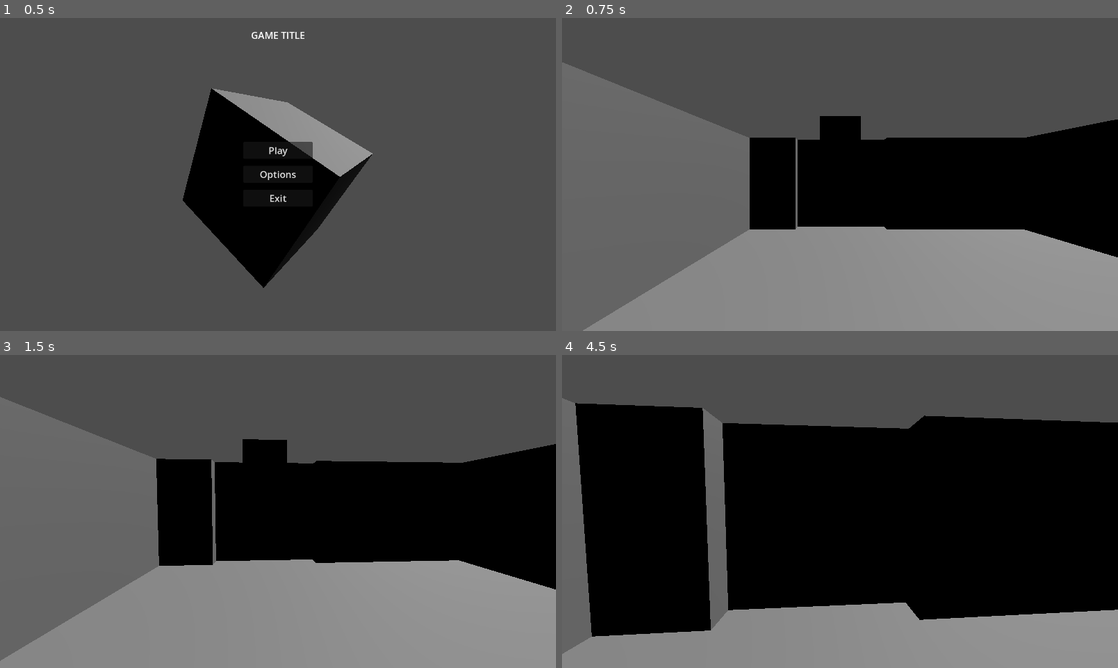
Above: before the commit, frames 1-4 (two rows, left to right).
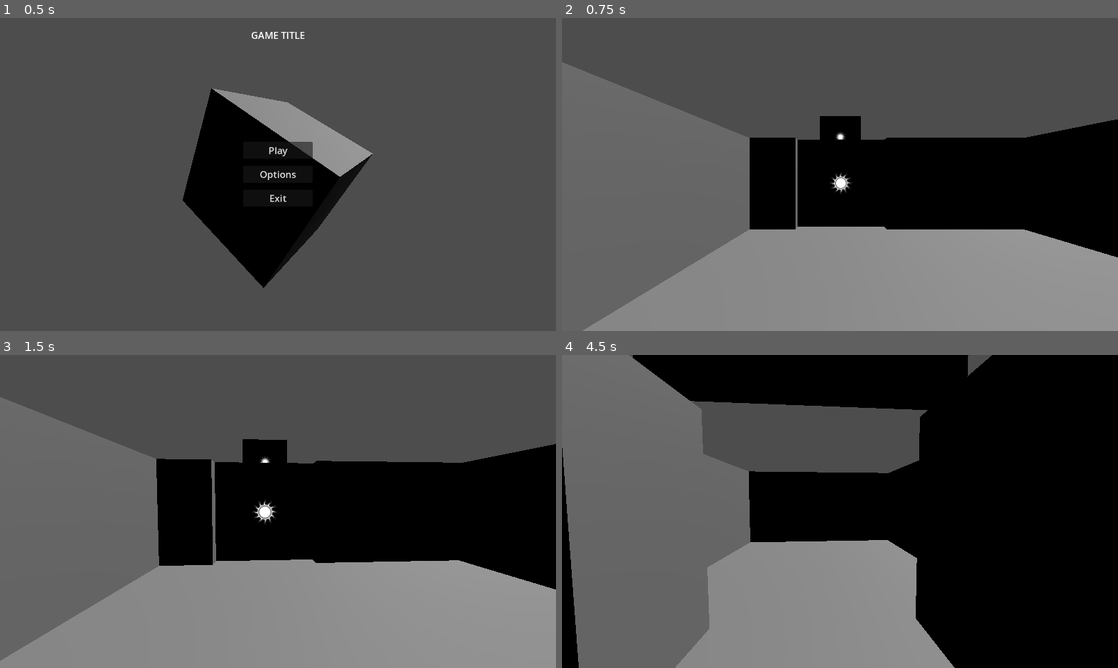
Above: after the commit, the same moments.

Repository: Kibaus/Jamsepticeye_GameJam
Game: Godot game, scene res://scenes/main.tscn
Two runs of this game, one before a commit and one after it. Both use one fixed random seed, a clock stepped at 60 frames per second and the inputs below. Sound files missing from this copy of the repository are replaced by a short silence.
Inputs (mouse positions are in pixels of both pictures, inside the frame that each line leads up to):
- Up to frame 1 (0.5 s): no input
- Up to frame 2 (0.75 s): click "Play" at 0.5 s
- Up to frame 3 (1.5 s): tap Enter at 1.25 s; move the mouse to (305, 511) at 1.27 s; hold W (move_forward) from 1.28 s (still down)
- Up to frame 4 (4.5 s): keep holding W (move_forward); tap Space (jump) at 1.52, 2.27, 3.77 s; move the mouse to (812, 511) at 2.02 s; move the mouse to (851, 505) at 2.77 s; move the mouse to (834, 517) at 3.52 s; move the mouse to (878, 514) at 4.27 s

Frame 1 is identical in both runs. In frame 2, 0.2% of the frame differs, in the area x 48-52%, y 36-57%; in frame 3, 0.2%; in frame 4, 57%, in the area x 0-100%, y 0-100%.

Commit message:
(wip) prefab updates for doors switch prefab, symbols to identify which door and switch it which

Diff:
--- a/jamsepticeye-gj/scenes/door.tscn
+++ /dev/null
@@ -1,24 +0,0 @@
-[gd_scene load_steps=4 format=3 uid="uid://rol1o4iavw6g"]
-
-[ext_resource type="Script" uid="uid://bihowvujpdtjn" path="res://scenes/door.gd" id="1_hpvv5"]
-
-[sub_resource type="BoxShape3D" id="BoxShape3D_5f452"]
-size = Vector3(0.5, 2, 2)
-
-[sub_resource type="BoxMesh" id="BoxMesh_hpvv5"]
-size = Vector3(0.5, 2, 2)
-
-[node name="Door" type="RigidBody3D"]
-can_sleep = false
-freeze = true
-freeze_mode = 1
-script = ExtResource("1_hpvv5")
-
-[node name="CollisionShape3D" type="CollisionShape3D" parent="."]
-transform = Transform3D(1, 0, 0, 0, 1, 0, 0, 0, 1, 0, 1, 0)
-shape = SubResource("BoxShape3D_5f452")
-
-[node name="MeshInstance3D" type="MeshInstance3D" parent="."]
-transform = Transform3D(1, 0, 0, 0, 1, 0, 0, 0, 1, 0, 1, 0)
-mesh = SubResource("BoxMesh_hpvv5")
-skeleton = NodePath("../..")
--- a/jamsepticeye-gj/scenes/game.tscn
+++ b/jamsepticeye-gj/scenes/game.tscn
@@ -1,31 +1,29 @@
 [gd_scene load_steps=5 format=3 uid="uid://dibbitpgdr7gr"]
 
-[ext_resource type="Script" uid="uid://cqn70gcucl241" path="res://scenes/door_manager.gd" id="1_lbhrr"]
+[ext_resource type="Script" uid="uid://cqn70gcucl241" path="res://scripts/door_manager.gd" id="1_lbhrr"]
 [ext_resource type="PackedScene" uid="uid://bi1fcsxwupdxd" path="res://scenes/components/player.tscn" id="1_uwrxv"]
 [ext_resource type="PackedScene" uid="uid://8emfl41vtqta" path="res://scenes/test_environment.tscn" id="2_yqjtg"]
-[ext_resource type="PackedScene" uid="uid://rol1o4iavw6g" path="res://scenes/door.tscn" id="3_lnu2h"]
+[ext_resource type="PackedScene" uid="uid://rol1o4iavw6g" path="res://scenes/game_components/door.tscn" id="3_lnu2h"]
 
 [node name="Game" type="Node"]
 
 [node name="DoorManager" type="Node" parent="." node_paths=PackedStringArray("sun_doors", "moon_doors")]
 script = ExtResource("1_lbhrr")
-sun_doors = [NodePath("Door")]
-moon_doors = [NodePath("Door2")]
+sun_doors = [NodePath("Doors/Door")]
+moon_doors = [NodePath("Doors/Door2")]
 current_sunmoonstate = 1
 
-[node name="Door" parent="DoorManager" instance=ExtResource("3_lnu2h")]
+[node name="Doors" type="Node" parent="DoorManager"]
+
+[node name="Door" parent="DoorManager/Doors" instance=ExtResource("3_lnu2h")]
 transform = Transform3D(1, 0, 0, 0, 1, 0, 0, 0, 1, 3.5, 0, -1)
 
-[node name="Door2" parent="DoorManager" instance=ExtResource("3_lnu2h")]
+[node name="Door2" parent="DoorManager/Doors" instance=ExtResource("3_lnu2h")]
 transform = Transform3D(1, 0, 0, 0, 1, 0, 0, 0, 1, 8.6, 0, -1)
+
+[node name="Switches" type="Node" parent="DoorManager"]
 
 [node name="Player" parent="." instance=ExtResource("1_uwrxv")]
 transform = Transform3D(-4.3711385e-08, 0, -0.99999994, 0, 1, 0, 0.99999994, 0, -4.3711385e-08, -1.4649057, 0, -1.0203619)
 
 [node name="TestEnvironment" parent="." instance=ExtResource("2_yqjtg")]
-
-[node name="Timer" type="Timer" parent="."]
-wait_time = 2.0
-autostart = true
-
-[connection signal="timeout" from="Timer" to="DoorManager" method="_on_timer_timeout"]
--- /dev/null
+++ b/jamsepticeye-gj/scenes/game_components/door.tscn
@@ -0,0 +1,35 @@
+[gd_scene load_steps=5 format=3 uid="uid://rol1o4iavw6g"]
+
+[ext_resource type="Script" uid="uid://bihowvujpdtjn" path="res://scripts/door.gd" id="1_hpvv5"]
+[ext_resource type="Texture2D" uid="uid://7snjjnkk1gxm" path="res://art/symbols/sun.png" id="2_ps6of"]
+
+[sub_resource type="BoxShape3D" id="BoxShape3D_5f452"]
+size = Vector3(0.5, 2, 2)
+
+[sub_resource type="BoxMesh" id="BoxMesh_hpvv5"]
+size = Vector3(0.5, 2, 2)
+
+[node name="Door" type="RigidBody3D"]
+can_sleep = false
+freeze = true
+freeze_mode = 1
+script = ExtResource("1_hpvv5")
+
+[node name="Movable" type="Marker3D" parent="."]
+
+[node name="CollisionShape3D" type="CollisionShape3D" parent="Movable"]
+transform = Transform3D(1, 0, 0, 0, 1, 0, 0, 0, 1, 0, 1, 0)
+shape = SubResource("BoxShape3D_5f452")
+
+[node name="MeshInstance3D" type="MeshInstance3D" parent="Movable"]
+transform = Transform3D(1, 0, 0, 0, 1, 0, 0, 0, 1, 0, 1, 0)
+mesh = SubResource("BoxMesh_hpvv5")
+skeleton = NodePath("../../..")
+
+[node name="Symbol" type="Sprite3D" parent="Movable"]
+transform = Transform3D(-1.8140225e-08, 0, 0.415, 0, 0.415, 0, -0.415, 0, -1.8140225e-08, 0.25788373, 1.0003068, 0.000218153)
+texture = ExtResource("2_ps6of")
+
+[node name="Symbol2" type="Sprite3D" parent="Movable"]
+transform = Transform3D(-1.8140225e-08, 0, 0.415, 0, 0.415, 0, -0.415, 0, -1.8140225e-08, -0.265522, 1.0003068, 0.000218153)
+texture = ExtResource("2_ps6of")
--- /dev/null
+++ b/jamsepticeye-gj/scenes/game_components/ghost_door.tscn
@@ -0,0 +1,43 @@
+[gd_scene load_steps=5 format=3 uid="uid://cdnllgoxrg6cx"]
+
+[ext_resource type="Script" uid="uid://bihowvujpdtjn" path="res://scripts/door.gd" id="1_vsrrk"]
+[ext_resource type="Texture2D" uid="uid://7snjjnkk1gxm" path="res://art/symbols/sun.png" id="2_td7ro"]
+
+[sub_resource type="BoxShape3D" id="BoxShape3D_5f452"]
+size = Vector3(0.5, 2, 2)
+
+[sub_resource type="BoxMesh" id="BoxMesh_hpvv5"]
+size = Vector3(0.5, 2, 0.4)
+
+[node name="GhostDoor" type="RigidBody3D"]
+can_sleep = false
+freeze = true
+freeze_mode = 1
+script = ExtResource("1_vsrrk")
+
+[node name="CollisionShape3D" type="CollisionShape3D" parent="."]
+transform = Transform3D(1, 0, 0, 0, 1, 0, 0, 0, 1, 0, 1, 0)
+shape = SubResource("BoxShape3D_5f452")
+
+[node name="MeshInstance3D" type="MeshInstance3D" parent="."]
+transform = Transform3D(1, 0, 0, 0, 1, 0, 0, 0, 1, 0, 1, 0)
+mesh = SubResource("BoxMesh_hpvv5")
+skeleton = NodePath("../..")
+
+[node name="MeshInstance3D2" type="MeshInstance3D" parent="."]
+transform = Transform3D(1, 0, 0, 0, 1, 0, 0, 0, 1, 0, 1, -0.6)
+mesh = SubResource("BoxMesh_hpvv5")
+skeleton = NodePath("../..")
+
+[node name="MeshInstance3D3" type="MeshInstance3D" parent="."]
+transform = Transform3D(1, 0, 0, 0, 1, 0, 0, 0, 1, 0, 1, 0.6)
+mesh = SubResource("BoxMesh_hpvv5")
+skeleton = NodePath("../..")
+
+[node name="Symbol" type="Sprite3D" parent="."]
+transform = Transform3D(-1.3769087e-08, 0, 0.315, 0, 0.315, 0, -0.315, 0, -1.3769087e-08, 0.25788373, 1.0003068, 0.000218153)
+texture = ExtResource("2_td7ro")
+
+[node name="Symbol2" type="Sprite3D" parent="."]
+transform = Transform3D(-1.3769087e-08, 0, 0.315, 0, 0.315, 0, -0.315, 0, -1.3769087e-08, -0.265522, 1.0003068, 0.000218153)
+texture = ExtResource("2_td7ro")
--- /dev/null
+++ b/jamsepticeye-gj/scenes/game_components/switch.tscn
@@ -0,0 +1,50 @@
+[gd_scene load_steps=7 format=3 uid="uid://ef75tbayd3fy"]
+
+[ext_resource type="Texture2D" uid="uid://7snjjnkk1gxm" path="res://art/symbols/sun.png" id="1_m3hbd"]
+[ext_resource type="Texture2D" uid="uid://cekhhccdmjr2r" path="res://art/symbols/moon.png" id="2_dorca"]
+
+[sub_resource type="SphereShape3D" id="SphereShape3D_djl1i"]
+
+[sub_resource type="BoxMesh" id="BoxMesh_rwlwd"]
+size = Vector3(1.2, 0.7, 1)
+
+[sub_resource type="CylinderMesh" id="CylinderMesh_1va4b"]
+top_radius = 0.1
+bottom_radius = 0.1
+height = 0.2
+
+[sub_resource type="BoxMesh" id="BoxMesh_m3hbd"]
+size = Vector3(0.05, 0.5, 0.05)
+
+[node name="Switch" type="RigidBody3D"]
+can_sleep = false
+freeze = true
+freeze_mode = 1
+
+[node name="CollisionShape3D" type="CollisionShape3D" parent="."]
+shape = SubResource("SphereShape3D_djl1i")
+
+[node name="MeshInstance3D" type="MeshInstance3D" parent="."]
+transform = Transform3D(0.5, 0, 0, 0, 1, 0, 0, 0, 0.5, -0.045843482, 0, 0)
+mesh = SubResource("BoxMesh_rwlwd")
+
+[node name="MeshInstance3D2" type="MeshInstance3D" parent="."]
+transform = Transform3D(-4.371139e-08, -1, 0, 1, -4.371139e-08, 0, 0, 0, 1, -0.18200156, 0, 0.2445271)
+mesh = SubResource("CylinderMesh_1va4b")
+skeleton = NodePath("../Marker3D/MeshInstance3D")
+
+[node name="Marker3D" type="Marker3D" parent="."]
+transform = Transform3D(1, 0, 0, 0, 0.9396926, -0.34202012, 0, 0.34202012, 0.9396926, -0.1822941, 0, 0.2278521)
+
+[node name="MeshInstance3D" type="MeshInstance3D" parent="Marker3D"]
+transform = Transform3D(1, 0, 0, 0, 1, 0, 0, 0, 1, 0, 0.3, 0)
+mesh = SubResource("BoxMesh_m3hbd")
+skeleton = NodePath("../../MeshInstance3D")
+
+[node name="Sprite3D" type="Sprite3D" parent="."]
+transform = Transform3D(0.19, 0, 0, 0, 0.19, 0, 0, 0, 0.19, 0.0760794, 0.18911047, 0.278128)
+texture = ExtResource("1_m3hbd")
+
+[node name="Sprite3D2" type="Sprite3D" parent="."]
+transform = Transform3D(0.19, 0, 0, 0, 0.19, 0, 0, 0, 0.19, 0.0760794, -0.14226188, 0.278128)
+texture = ExtResource("2_dorca")
--- a/jamsepticeye-gj/scenes/level.tscn
+++ /dev/null
@@ -1,181 +0,0 @@
-[gd_scene format=3 uid="uid://dncheeietg615"]
-
-[node name="Level" type="Node"]
-
-[node name="CSGCombiner3D" type="CSGCombiner3D" parent="."]
-transform = Transform3D(1, 0, 0, 0, 1, 0, 0, 0, 1, 0, 6.989319, 0)
-
-[node name="Environment" type="CSGBox3D" parent="CSGCombiner3D"]
-transform = Transform3D(0.468444, 0, 0, 0, 0.5749188, 0, 0, 0, 0.78389454, 2134.7246, 825.80023, -1383.3286)
-size = Vector3(2664.5193, 1745.738, 1766.1573)
-
-[node name="door" type="CSGBox3D" parent="CSGCombiner3D"]
-transform = Transform3D(1, 0, 0, 0, 1, 0, 0, 0, 1, 2116.1519, 541.4174, -757.7111)
-operation = 2
-size = Vector3(312.09677, 388.8499, 169.14508)
-
-[node name="empyspace" type="CSGBox3D" parent="CSGCombiner3D"]
-transform = Transform3D(1, 0, 0, 0, 1, 0, 0, 0, 1, 2141.0256, 665.7301, -1273.7646)
-operation = 2
-size = Vector3(1197.5388, 649.1109, 1108.5874)
-
-[node name="CSGCombiner3D2" type="CSGCombiner3D" parent="."]
-transform = Transform3D(1, 0, 0, 0, 1, 0, 0, 0, 1, -192.85217, -21.967957, 1359.5936)
-
-[node name="Environment" type="CSGBox3D" parent="CSGCombiner3D2"]
-transform = Transform3D(0.468444, 0, 0, 0, 0.5749188, 0, 0, 0, 0.78389454, 2321.1406, 516.33936, -1383.3286)
-size = Vector3(1868.625, 979.8437, 1766.1573)
-
-[node name="door2" type="CSGBox3D" parent="CSGCombiner3D2"]
-transform = Transform3D(1, 0, 0, 0, 1, 0, 0, 0, 1, 2310.4355, 561.6189, -1992.6099)
-operation = 2
-size = Vector3(312.09677, 397.79083, 169.14508)
-
-[node name="door" type="CSGBox3D" parent="CSGCombiner3D2"]
-transform = Transform3D(0.42343628, 0, 0, 0, 0.42590743, 0, 0, 0, 0.6742208, 2364.5498, 878.0125, -1388.4598)
-operation = 2
-size = Vector3(312.09677, 243.7526, 169.14508)
-
-[node name="empyspace" type="CSGBox3D" parent="CSGCombiner3D2"]
-transform = Transform3D(1, 0, 0, 0, 1, 0, 0, 0, 1, 2398.625, 568.2758, -1487.835)
-operation = 2
-size = Vector3(682.3402, 411.82416, 1126.8182)
-
-[node name="picture 1" type="CSGBox3D" parent="."]
-transform = Transform3D(0.99998647, 0, 0.0052185953, 0, 1, 0, -0.0052185953, 0, 0.99998647, 1868.7223, 479.01694, -414.26602)
-size = Vector3(4.5842896, 138.45328, 78.35358)
-
-[node name="picture2" type="CSGBox3D" parent="."]
-transform = Transform3D(0.99998647, 0, 0.0052185953, 0, 1, 0, -0.0052185953, 0, 0.99998647, 1868.7223, 514.772, -116.31116)
-size = Vector3(4.5842896, 138.45328, 78.35358)
-
-[node name="picture11" type="CSGBox3D" parent="."]
-transform = Transform3D(0.99998647, 0, 0.0052185953, 0, 1, 0, -0.0052185953, 0, 0.99998647, 1868.7223, 514.772, -273.943)
-size = Vector3(4.5842896, 138.45328, 78.35358)
-
-[node name="picture10" type="CSGBox3D" parent="."]
-transform = Transform3D(0.99998647, 0, 0.0052185953, 0, 1, 0, -0.0052185953, 0, 0.99998647, 1868.7223, 493.41425, 23.189415)
-size = Vector3(4.5842896, 138.45328, 78.35358)
-
-[node name="picture4" type="CSGBox3D" parent="."]
-transform = Transform3D(0.99998647, 0, 0.0052185953, 0, 1, 0, -0.0052185953, 0, 0.99998647, 2537.9924, 527.8477, -221.13942)
-size = Vector3(4.5842896, 138.45328, 78.35358)
-
-[node name="picture8" type="CSGBox3D" parent="."]
-transform = Transform3D(0.99998647, 0, 0.0052185953, 0, 1, 0, -0.0052185953, 0, 0.99998647, 2537.9924, 468.21198, -387.6021)
-size = Vector3(4.5842896, 138.45328, 78.35358)
-
-[node name="picture9" type="CSGBox3D" parent="."]
-transform = Transform3D(0.07356773, 0, 2.1576474, 0, 1.4216359, 0, -1.0769165, 0, 0.14739604, 2396.2087, 554.1864, -686.1543)
-size = Vector3(4.5842896, 179.31831, 78.35358)
-
-[node name="picture5" type="CSGBox3D" parent="."]
-transform = Transform3D(0.99998647, 0, 0.0052185953, 0, 1, 0, -0.0052185953, 0, 0.99998647, 2537.9924, 468.99988, -92.11894)
-size = Vector3(4.5842896, 138.45328, 78.35358)
-
-[node name="picture6" type="CSGBox3D" parent="."]
-transform = Transform3D(0.99998647, 0, 0.0052185953, 0, 1, 0, -0.0052185953, 0, 0.99998647, 2537.9924, 562.2531, 29.784653)
-size = Vector3(4.5842896, 138.45328, 78.35358)
-
-[node name="picture7" type="CSGBox3D" parent="."]
-transform = Transform3D(0.99998647, 0, 0.0052185953, 0, 1, 0, -0.0052185953, 0, 0.99998647, 2537.9924, 541.8263, 159.3321)
-size = Vector3(4.5842896, 138.45328, 78.35358)
-
-[node name="picture3" type="CSGBox3D" parent="."]
-transform = Transform3D(0.99998647, 0, 0.0052185953, 0, 1, 0, -0.0052185953, 0, 0.99998647, 1868.7223, 514.772, -546.30066)
-size = Vector3(4.5842896, 138.45328, 78.35358)
-
-[node name="Windowdecor" type="CSGSphere3D" parent="."]
-transform = Transform3D(-0.05274913, 0, 0, 0, 0.21482815, 0, 0, 0, 0.23160155, 1571.148, 886.5263, -1068.0173)
-radius = 199.53024
-
-[node name="Window" type="CSGPolygon3D" parent="."]
-transform = Transform3D(7.4745655, 0, 34.290565, 0, 369.1441, 0, -255.45236, 0, 1.003346, 1565.8682, 600.3493, -981.0448)
-polygon = PackedVector2Array(0.051045172, 0.7292914, 0.32089415, 1.0400945, 0.6051663, 0.72568685, 0.62533617, 0.0029082298, 0.35736108, 0.0078051686, 0, 0, 0, 0)
-
-[node name="Window2" type="CSGPolygon3D" parent="."]
-transform = Transform3D(2.8783064, 0, 3.9594998, 0, 206.39795, 0, -98.369606, 0, 0.11585543, 1575.7474, 625.11145, -994.0862)
-polygon = PackedVector2Array(0.051045172, 0.7292914, 0.32089415, 1.0400945, 0.6051663, 0.72568685, 0.62533617, 0.0029082298, 0.35736108, 0.0078051686, 0, 0, 0, 0)
-
-[node name="Window3" type="CSGPolygon3D" parent="."]
-transform = Transform3D(2.8783064, 0, 3.9594998, 0, 206.39795, 0, -98.369606, 0, 0.11585543, 1575.7474, 628.87427, -1067.3898)
-polygon = PackedVector2Array(0.051045172, 0.7292914, 0.32089415, 1.0400945, 0.6051663, 0.72568685, 0.62533617, 0.0029082298, 0.35736108, 0.0078051686, 0, 0, 0, 0)
-
-[node name="Windowdecor2" type="CSGSphere3D" parent="."]
-transform = Transform3D(-0.05274913, 0, 0, 0, 0.21482815, 0, 0, 0, 0.23160155, 1571.148, 886.5263, -1486.4812)
-radius = 199.53024
-
-[node name="Window4" type="CSGPolygon3D" parent="."]
-transform = Transform3D(7.4745655, 0, 34.290565, 0, 369.1441, 0, -255.45236, 0, 1.003346, 1565.8682, 600.3493, -1399.5085)
-polygon = PackedVector2Array(0.051045172, 0.7292914, 0.32089415, 1.0400945, 0.6051663, 0.72568685, 0.62533617, 0.0029082298, 0.35736108, 0.0078051686, 0, 0, 0, 0)
-
-[node name="Window5" type="CSGPolygon3D" parent="."]
-transform = Transform3D(2.8783064, 0, 3.9594998, 0, 206.39795, 0, -98.369606, 0, 0.11585543, 1575.7474, 625.11145, -1412.55)
-polygon = PackedVector2Array(0.051045172, 0.7292914, 0.32089415, 1.0400945, 0.6051663, 0.72568685, 0.62533617, 0.0029082298, 0.35736108, 0.0078051686, 0, 0, 0, 0)
-
-[node name="Window6" type="CSGPolygon3D" parent="."]
-transform = Transform3D(2.8783064, 0, 3.9594998, 0, 206.39795, 0, -98.369606, 0, 0.11585543, 1575.7474, 628.87427, -1485.8535)
-polygon = PackedVector2Array(0.051045172, 0.7292914, 0.32089415, 1.0400945, 0.6051663, 0.72568685, 0.62533617, 0.0029082298, 0.35736108, 0.0078051686, 0, 0, 0, 0)
-
-[node name="Windowdecor3" type="CSGSphere3D" parent="."]
-transform = Transform3D(-0.05274913, 0, 0, 0, 0.21482815, 0, 0, 0, 0.23160155, 1571.148, 886.5263, -1068.0173)
-radius = 199.53024
-
-[node name="Window7" type="CSGPolygon3D" parent="."]
-transform = Transform3D(2.8783064, 0, 3.9594998, 0, 206.39795, 0, -98.369606, 0, 0.11585543, 1575.7474, 625.11145, -994.0862)
-polygon = PackedVector2Array(0.051045172, 0.7292914, 0.32089415, 1.0400945, 0.6051663, 0.72568685, 0.62533617, 0.0029082298, 0.35736108, 0.0078051686, 0, 0, 0, 0)
-
-[node name="Window8" type="CSGPolygon3D" parent="."]
-transform = Transform3D(2.8783064, 0, 3.9594998, 0, 206.39795, 0, -98.369606, 0, 0.11585543, 1575.7474, 628.87427, -1067.3898)
-polygon = PackedVector2Array(0.051045172, 0.7292914, 0.32089415, 1.0400945, 0.6051663, 0.72568685, 0.62533617, 0.0029082298, 0.35736108, 0.0078051686, 0, 0, 0, 0)
-
-[node name="Windowdecor4" type="CSGSphere3D" parent="."]
-transform = Transform3D(-0.05274913, 0, 0, 0, 0.21482815, 0, 0, 0, 0.23160155, 1571.148, 886.5263, -1486.4812)
-radius = 199.53024
-
-[node name="Window9" type="CSGPolygon3D" parent="."]
-transform = Transform3D(2.8783064, 0, 3.9594998, 0, 206.39795, 0, -98.369606, 0, 0.11585543, 1575.7474, 625.11145, -1412.55)
-polygon = PackedVector2Array(0.051045172, 0.7292914, 0.32089415, 1.0400945, 0.6051663, 0.72568685, 0.62533617, 0.0029082298, 0.35736108, 0.0078051686, 0, 0, 0, 0)
-
-[node name="Window10" type="CSGPolygon3D" parent="."]
-transform = Transform3D(2.8783064, 0, 3.9594998, 0, 206.39795, 0, -98.369606, 0, 0.11585543, 1575.7474, 628.87427, -1485.8535)
-polygon = PackedVector2Array(0.051045172, 0.7292914, 0.32089415, 1.0400945, 0.6051663, 0.72568685, 0.62533617, 0.0029082298, 0.35736108, 0.0078051686, 0, 0, 0, 0)
-
-[node name="Window11" type="CSGPolygon3D" parent="."]
-transform = Transform3D(-5.704376, 0, -34.29669, 0, 369.1441, 0, 255.49799, 0, -0.7657242, 2729.8418, 600.3493, -1492.7251)
-polygon = PackedVector2Array(0.051045172, 0.7292914, 0.32089415, 1.0400945, 0.6051663, 0.72568685, 0.62533617, 0.0029082298, 0.35736108, 0.0078051686, 0, 0, 0, 0)
-
-[node name="Window12" type="CSGPolygon3D" parent="."]
-transform = Transform3D(-5.704376, 0, -34.29669, 0, 369.1441, 0, 255.49799, 0, -0.7657242, 2732.7415, 600.3493, -1074.2715)
-polygon = PackedVector2Array(0.051045172, 0.7292914, 0.32089415, 1.0400945, 0.6051663, 0.72568685, 0.62533617, 0.0029082298, 0.35736108, 0.0078051686, 0, 0, 0, 0)
-
-[node name="Windowdecor5" type="CSGSphere3D" parent="."]
-transform = Transform3D(0.052747868, 0, -0.0016047433, 0, 0.2148282, 0, -0.00036549754, 0, -0.23159602, 2725.1648, 886.5263, -1405.718)
-radius = 199.53024
-
-[node name="Window13" type="CSGPolygon3D" parent="."]
-transform = Transform3D(-2.1966438, 0, -3.9602067, 0, 206.39793, 0, 98.38719, 0, -0.08841717, 2720.0535, 625.11145, -1479.6155)
-polygon = PackedVector2Array(0.051045172, 0.7292914, 0.32089415, 1.0400945, 0.6051663, 0.72568685, 0.62533617, 0.0029082298, 0.35736108, 0.0078051686, 0, 0, 0, 0)
-
-[node name="Window14" type="CSGPolygon3D" parent="."]
-transform = Transform3D(-2.1966438, 0, -3.9602067, 0, 206.39793, 0, 98.38719, 0, -0.08841717, 2720.5613, 628.87427, -1406.3138)
-polygon = PackedVector2Array(0.051045172, 0.7292914, 0.32089415, 1.0400945, 0.6051663, 0.72568685, 0.62533617, 0.0029082298, 0.35736108, 0.0078051686, 0, 0, 0, 0)
-
-[node name="Windowdecor6" type="CSGSphere3D" parent="."]
-transform = Transform3D(0.052747868, 0, -0.0016047433, 0, 0.2148282, 0, -0.00036549754, 0, -0.23159602, 2728.0645, 886.5263, -987.2643)
-radius = 199.53024
-
-[node name="Window15" type="CSGPolygon3D" parent="."]
-transform = Transform3D(-2.1966438, 0, -3.9602067, 0, 206.39793, 0, 98.38719, 0, -0.08841717, 2722.953, 625.11145, -1061.1617)
-polygon = PackedVector2Array(0.051045172, 0.7292914, 0.32089415, 1.0400945, 0.6051663, 0.72568685, 0.62533617, 0.0029082298, 0.35736108, 0.0078051686, 0, 0, 0, 0)
-
-[node name="Window16" type="CSGPolygon3D" parent="."]
-transform = Transform3D(-2.1966438, 0, -3.9602067, 0, 206.39793, 0, 98.38719, 0, -0.08841717, 2723.461, 628.87427, -987.86005)
-polygon = PackedVector2Array(0.051045172, 0.7292914, 0.32089415, 1.0400945, 0.6051663, 0.72568685, 0.62533617, 0.0029082298, 0.35736108, 0.0078051686, 0, 0, 0, 0)
-
-[node name="Table" type="CSGBox3D" parent="."]
-transform = Transform3D(224.82886, 0, 0, 0, -3.0509815, 5.0833955, 0, -202.77855, -0.076484114, 2199.812, 438.48755, -1161.2391)
-
-[node name="spiralsteps" type="CSGCylinder3D" parent="."]
-transform = Transform3D(38.219624, 0, 0, 0, 15.980689, 0, 0, 0, 52.011944, 2226.9658, 519.4434, 0)
-height = 30.12146
Binary file added: jamsepticeye-gj/art/symbols/moon.png
Not shown, added: jamsepticeye-gj/art/symbols/moon.png.import
Binary file added: jamsepticeye-gj/art/symbols/shield.png
Not shown, added: jamsepticeye-gj/art/symbols/shield.png.import
Binary file added: jamsepticeye-gj/art/symbols/sun.png
Not shown, added: jamsepticeye-gj/art/symbols/sun.png.import
Binary file added: jamsepticeye-gj/art/symbols/sword.png
Not shown, added: jamsepticeye-gj/art/symbols/sword.png.import
Renamed: jamsepticeye-gj/scenes/door.gd -> jamsepticeye-gj/scripts/door.gd
Renamed: jamsepticeye-gj/scenes/door.gd.uid -> jamsepticeye-gj/scripts/door.gd.uid
Renamed: jamsepticeye-gj/scenes/door_manager.gd -> jamsepticeye-gj/scripts/door_manager.gd
Renamed: jamsepticeye-gj/scenes/door_manager.gd.uid -> jamsepticeye-gj/scripts/door_manager.gd.uid
